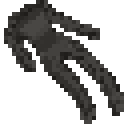
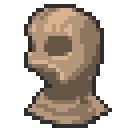
Two versions of the same layered image (128 x 128). Layer-by-layer changes:
added group "HoodHalf" with 3 layers above "Hood" over box(24, 4, 112, 128)
added layer "Hood" (1st of 3, in "HoodHalf") in group "HoodHalf" over box(24, 4, 112, 128)
hid group "Full_TightsBlack" (1 layers) over box(4, 0, 124, 124)
